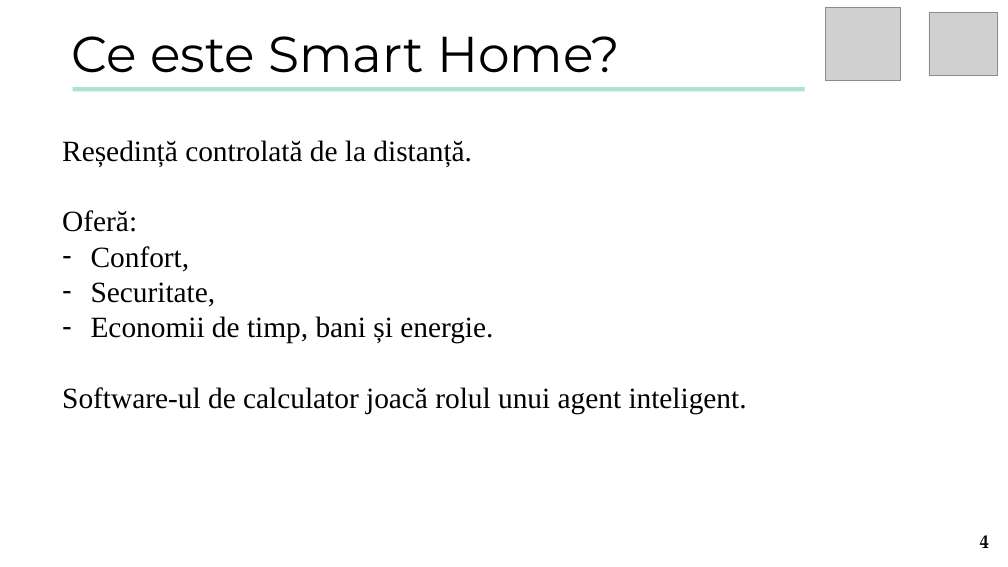
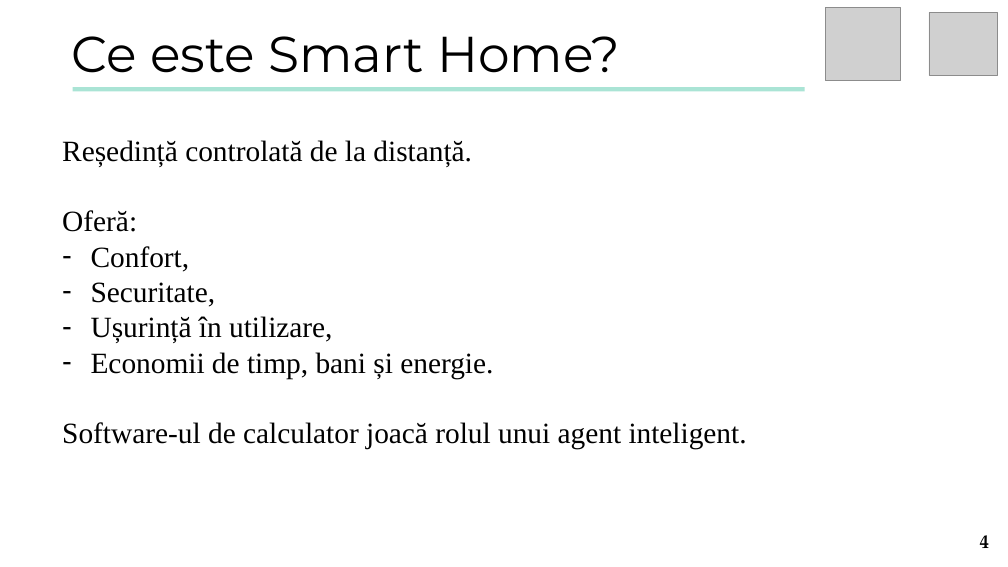
Before and after one commit to turcunicusor/Licenta, a slide deck: slide 4 of Documentation/Presentation.pptx. Drawn at 1008x567 pixels with LibreOffice and Linux fonts; fonts in the diff are those of the drawing; grey boxes stand for pictures. Boxes give left, top, right and bottom in pixels: in the first picture for what was removed or moved away, otherwise in the second. Text is boxed around its words. In the diff, an @@ line names an element or a change of style, - is before the commit and + after.

```diff
--- a/Documentation/Presentation.pptx
+++ b/Documentation/Presentation.pptx
@@ text at (91, 316, 332, 343): paragraph added @@
+– Ușurință în utilizare,
```
Also in this commit, not shown: 2 other slides changed, 3 other files.
